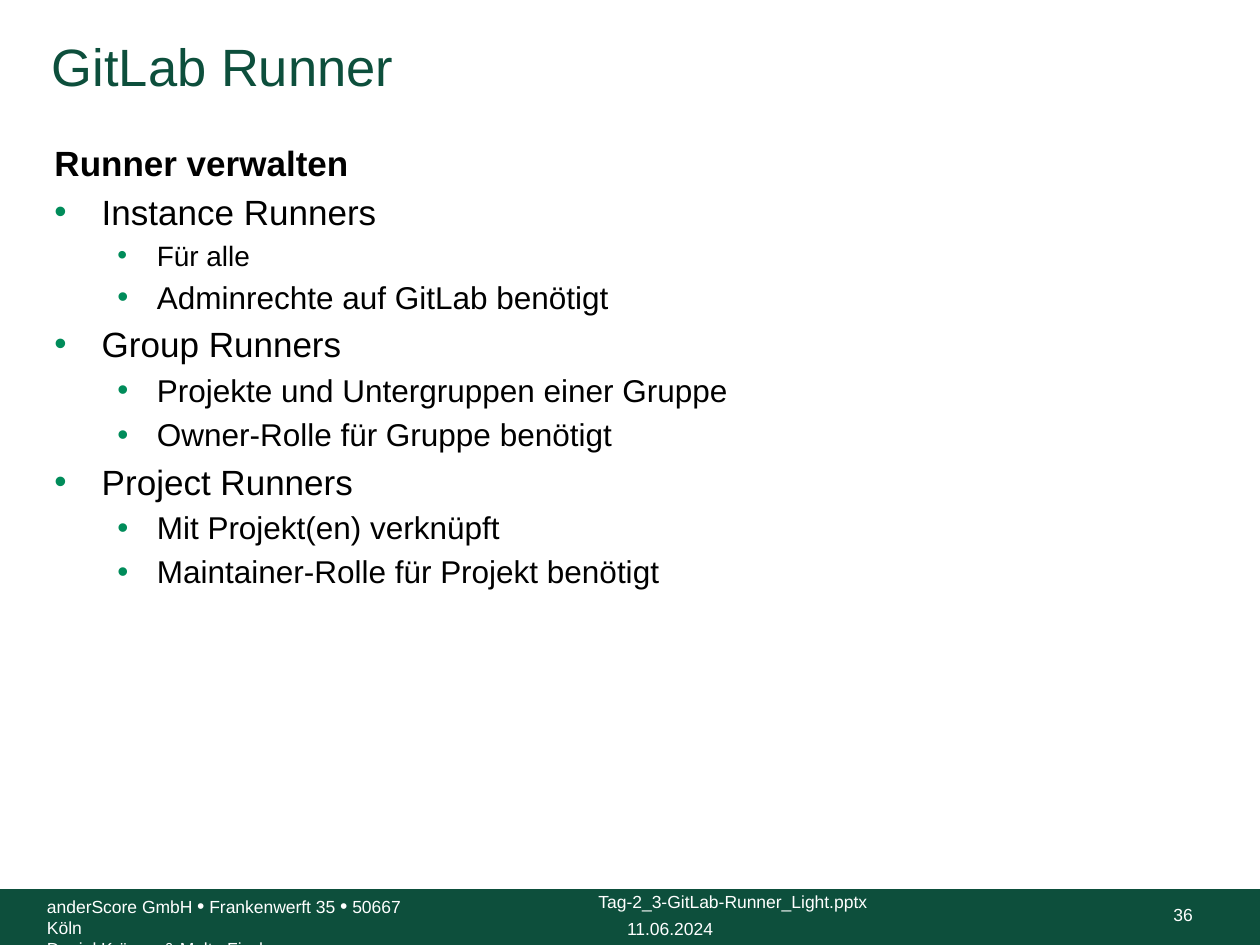
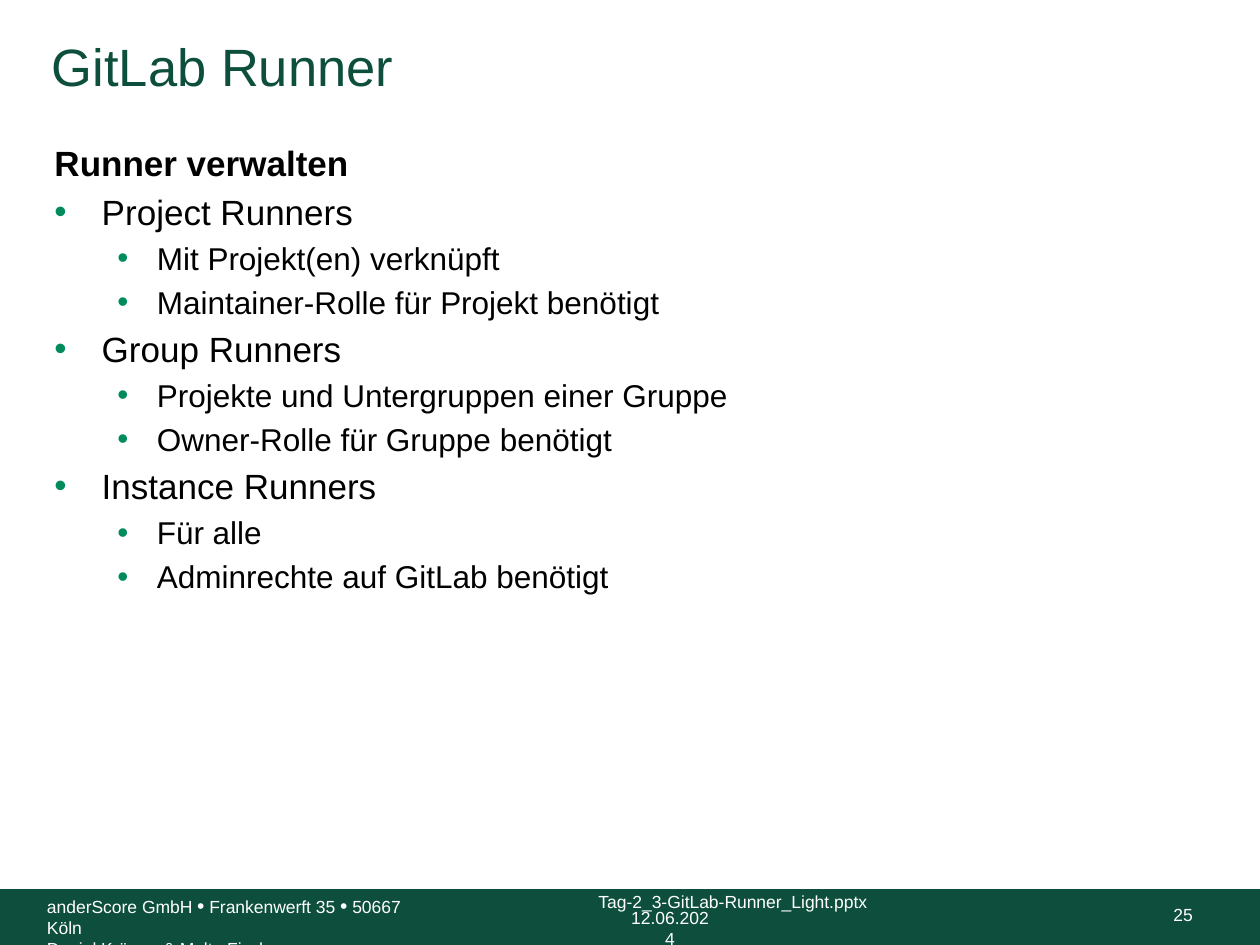
Before and after one commit to anderscore-gmbh/gitlab, a slide deck: slide 25 of slides/Tag-2_3-GitLab-Runner_Light.pptx (slide 36 before the commit). Drawn at 1260x945 pixels with LibreOffice and Linux fonts; fonts in the diff are those of the drawing; background and template pictures are left out. Boxes give left, top, right and bottom in pixels: in the first picture for what was removed or moved away, otherwise in the second. Text is boxed around its words. In the diff, an @@ line names an element or a change of style, - is before the commit and + after.

Commit message:
Reihenfolge geändert: Project -> Group -> Instance. Project Runner Folien (13 - 34 und 67 - 78) zusammengefasst.

```diff
--- a/slides/Tag-2_3-GitLab-Runner_Light.pptx
+++ b/slides/Tag-2_3-GitLab-Runner_Light.pptx
@@ text at box(102, 199, 727, 457): paragraphs added @@
+• Project Runners
+  • Mit Projekt(en) verknüpft
+  • Maintainer-Rolle für Projekt benötigt
+• Group Runners
+  • Projekte und Untergruppen einer Gruppe
+  • Owner-Rolle für Gruppe benötigt
@@ text at box(102, 332, 727, 589): paragraphs removed @@
-• Group Runners
-  • Projekte und Untergruppen einer Gruppe
-  • Owner-Rolle für Gruppe benötigt
-• Project Runners
-  • Mit Projekt(en) verknüpft
-  • Maintainer-Rolle für Projekt benötigt
@@ text at box(157, 521, 262, 545): size 16 to 18 pt in "Für alle" @@
@@ text at box(631, 911, 709, 924): text changed @@
-11.06.2024
+12.06.2024
@@ page number at box(1173, 909, 1192, 921): text changed @@
-36
+25
```
Also in this commit, not shown: 97 other slides changed, 2 slides added, 1 slide removed.
